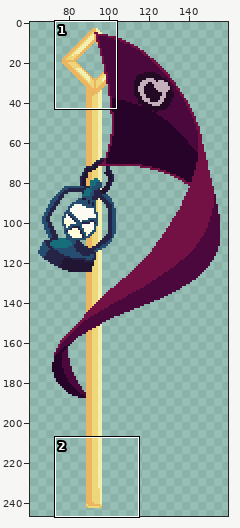
Two states of a sprite sheet, Assets/Art/UI/flag.png. The picture above shows the old version from afar; the outline marks the close-up.
Close-up. Old version:
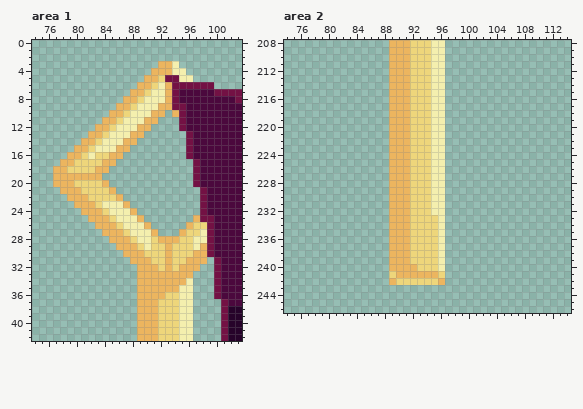
The file is 256x256 pixels. Colours within 5 levels of each other are drawn and written as one. Shown: area 1: x 74..103, y 0..42; area 2: x 74..114, y 208..246. The wide view leaves out empty margins.
After the commit:
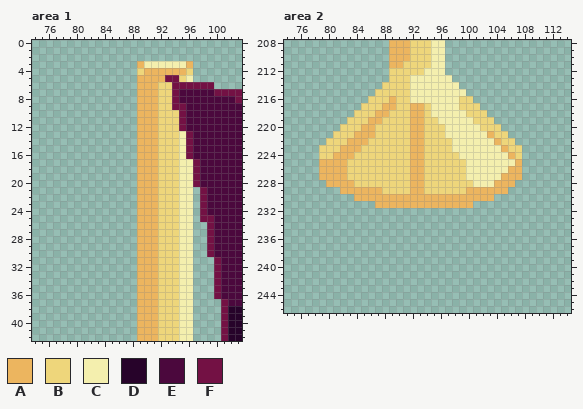
Palette (. is transparent): A #ecb55f  B #eed67b  C #f4efae  D #27032a  E #4b083d  F #731144
From old to new:
Changed rows in their new state; - is an unchanged pixel.
Area 1:
first column x 77:
 3 ------------ACCCC-CA--
 4 ------------BA---AAB--
 5 ------------A--A--B---
 6 --------------ABB-----
 7 -----------.-AABB-----
 8 ----------..AAABB-----
 9 ---------...AAABB-----
10 --------....AA-BBB----
11 -------.....A--BBB----
12 ------......--ABBB----
13 -----.......-AABBBC---
14 ----........AAABBBC---
15 ---........-AAABBBC---
16 --........--AAABBBC---
17 -........---AAABBBCC--
18 ........----AAABBBCC--
19 .......-----AAABBBCC--
20 ........----AAABBBCC--
21 -........---AAABBBCC--
22 --........--AAABBBCC--
23 ---........-AAABBBCC--
24 ----........AAABBBCC--
25 -----.......-AABBBCC.-
26 ------......A-ABBBCC..
27 -------.....AA-BBBCC..
28 --------....AAABBBCC..
29 ---------...AAA-B-CC..
30 ----------..-AA-B-CC..
31 -----------.--A-B-CC..
32 ----------------B-CC.-
33 ---------------BBBCC--
34 ---------------BBBC---
35 ---------------BBB----
36 ---------------B------
Area 2:
first column x 79:
211 ------------B----------------
212 ----------BBB--C-------------
213 ----------BBBCCC--C----------
214 ---------BBBBCCC--CC---------
215 --------BBBBBCCC--CCC--------
216 -------BBB-BBCCC--CCBB-------
217 ------BBBA-BBAA---CCBBB------
218 -----BBBAABBBAA---CCCBBB-----
219 ----BBBAABBBBAA-B-CCCCBBB----
220 ---BBBAABBBBBAA-BBCCCCCBBB---
221 --BBBAAABBBBBAA-BBCCCCCCABB--
222 -BBBAAABBBBBBAA-BBBCCCCCCABB-
223 BBBAAABBBBBBBAA-BBBCCCCCCCABB
224 BBAAABBBBBBBBAA-BBBBCCCCCCCAB
225 AAAABBBBBBBBBAA-BBBBBCCCCCCCA
226 AAAABBBBBBBBBAA-BBBBBCCCCCCAA
227 AAAABBBBBBBBBAA-BBBBBCCCCCAAA
228 -AAAABBBBBBBBAA-BBBBBBCCCAAA-
229 ---AAAAAABBBBAA-BBBBBAAAAAA--
230 -----AAAAA---AAAAAAAAAAAA----
231 --------AA---AAAAAAAAA-------
232 ----------........-----------
233 ----------........-----------
234 ----------........-----------
235 ----------........-----------
236 ----------........-----------
237 ----------........-----------
238 ----------........-----------
239 ----------........-----------
240 ----------........-----------
241 ----------........-----------
242 ----------........-----------
Changed places in both close-ups, as pixel boxes (x1, y1, x2, y2):
changed: (53, 61, 207, 299)
changed: (319, 61, 522, 285)
